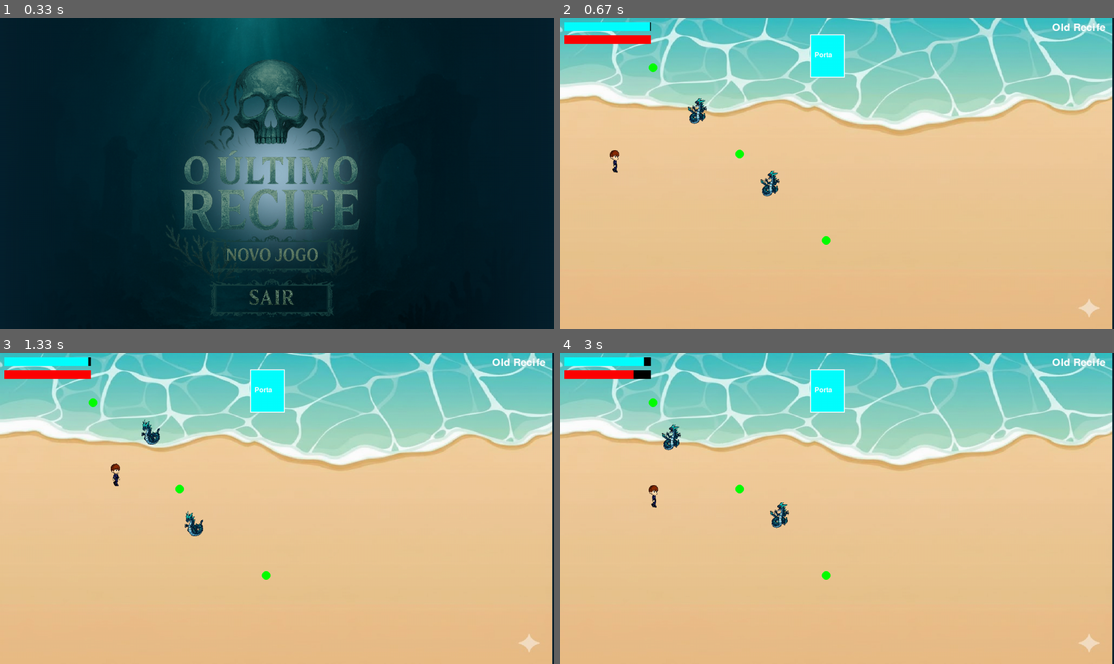
Above: before the commit, frames 1-4 (two rows, left to right).
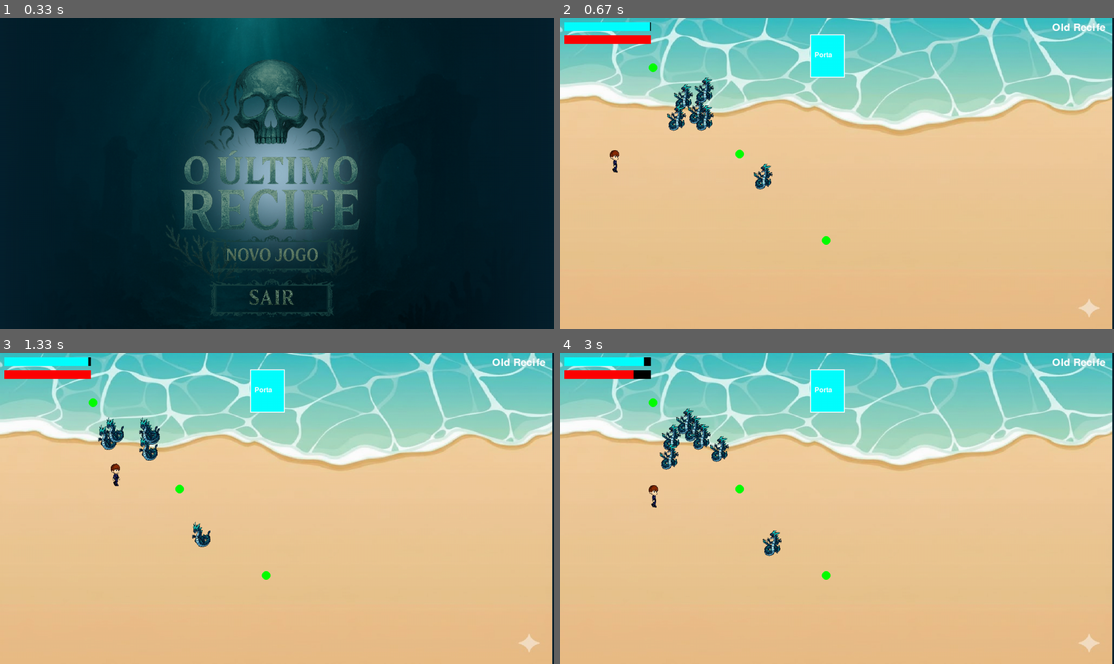
Above: after the commit, the same moments.

Repository: josecjunior7/The_Last_Recife
Game: pygame game, started from main.py
Two runs of this game, one before a commit and one after it. Both use one fixed random seed, a clock stepped at 60 frames per second and the inputs below.
Inputs (mouse positions are in pixels of both pictures, inside the frame that each line leads up to):
- Up to frame 1 (0.33 s): no input
- Up to frame 2 (0.67 s): click (831, 251) at 0.38 s
- Up to frame 3 (1.33 s): hold Right 0.67-1.13 s; move the mouse to (254, 520) at 0.7 s; hold Up from 1.17 s (still down)
- Up to frame 4 (3 s): release Up at 1.47 s; hold Right 1.5-1.97 s; hold Left 2-2.53 s; hold Down 2.57-2.87 s; hold Left from 2.9 s (still down)

Frame 1 is identical in both runs. In frame 2, 1.0% of the frame differs, in the area x 19-40%, y 19-58%; in frame 3, 0.8%; in frame 4, 1.2%, in the area x 17-42%, y 17-66%.

Commit message:
added images

Diff:
--- a/src/scenes/maps.py
+++ b/src/scenes/maps.py
@@ -25,6 +25,11 @@
                     }
                 ],
                 "inimigos": [
+                    {"x": 300, "y": 200},
+                    {"x": 300, "y": 200},
+                    {"x": 300, "y": 200},
+                    {"x": 300, "y": 200},
+                    {"x": 300, "y": 200},
                     {"x": 300, "y": 200},
                     {"x": 500, "y": 400}
                 ],
Binary file added: assets/images/sprites/vilains/elektrossSP1.jpeg
Binary file added: assets/images/sprites/vilains/elektrossSP2.jpeg
Binary file added: assets/images/sprites/vilains/elektrossSP3.jpeg
Binary file added: assets/images/sprites/vilains/golisopodSP1.jpeg
Binary file added: assets/images/sprites/vilains/golisopodSP2.jpeg
Binary file added: assets/images/sprites/vilains/golisopodSP3.jpeg
Binary file added: assets/images/sprites/vilains/golisopodSP4.jpeg
Binary file added: assets/images/sprites/vilains/sharpedoSP1.jpeg
Binary file added: assets/images/sprites/vilains/sharpedoSP2.jpeg
Binary file added: assets/images/sprites/vilains/sharpedoSP3.jpeg
